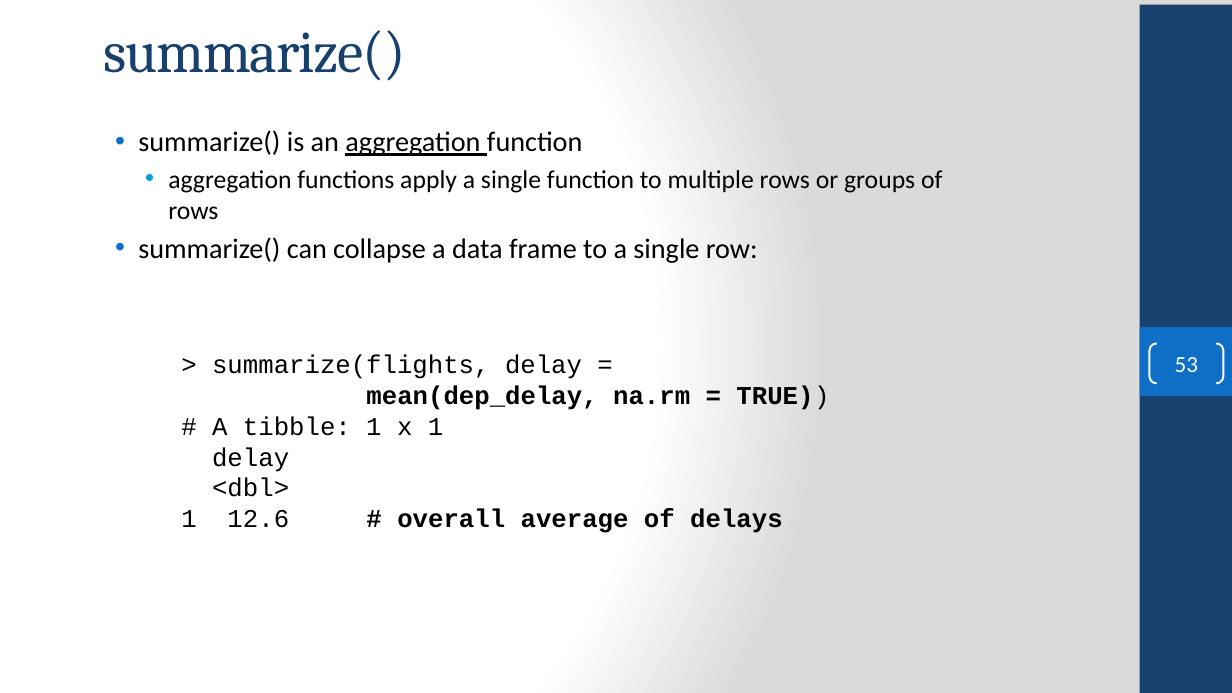
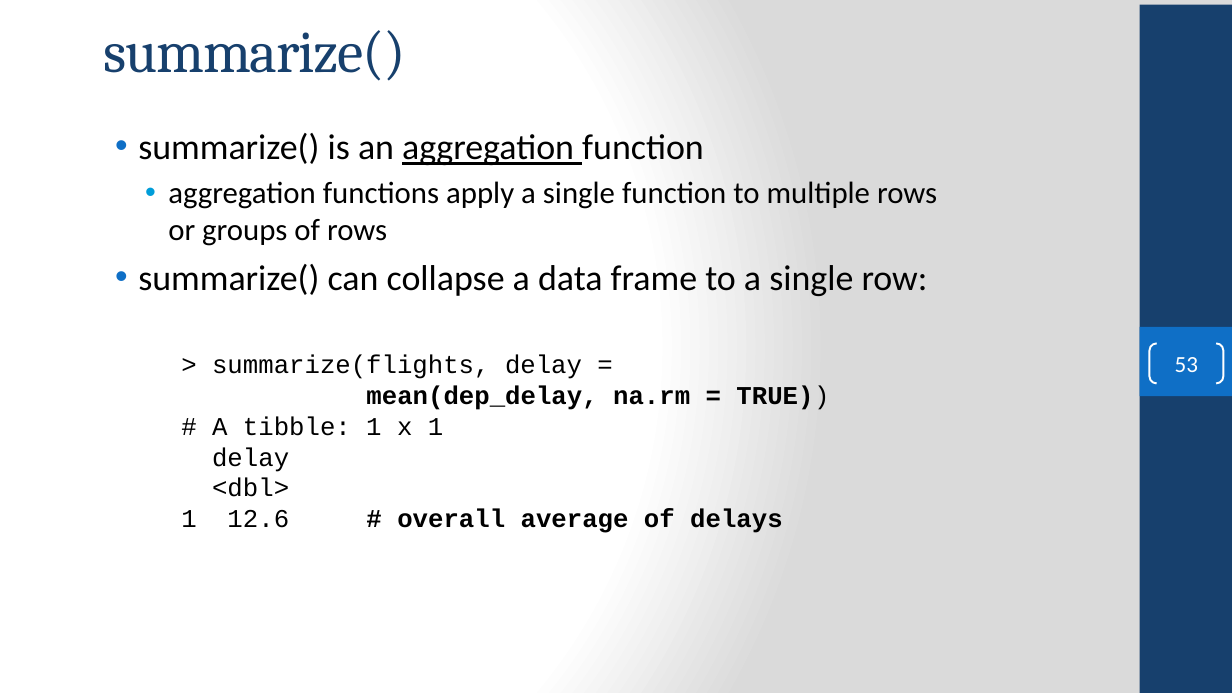
Before and after one commit to FSCJ-COP2073C/cop2073c-FullContent, a slide deck: slide 53 of slides/COP2073C-Module10.pptx. Drawn at 1232x693 pixels with LibreOffice and Linux fonts; fonts in the diff are those of the drawing; background and template pictures are left out. Boxes give left, top, right and bottom in pixels: in the first picture for what was removed or moved away, otherwise in the second. Text is boxed around its words. In the diff, an @@ line names an element or a change of style, - is before the commit and + after.

```diff
--- a/slides/COP2073C-Module10.pptx
+++ b/slides/COP2073C-Module10.pptx
@@ text "summarize() is an aggregation function" at (x1=138, y1=133, x2=937, y2=296): size 22 to 28 pt in "summarize() is an aggregation function", "summarize() can collapse a data frame to ..."; size 20 to 24 pt in "aggregation functions apply a single function to ..."; more space between paragraphs @@
```
Also in this commit, not shown: 5 other slides changed, 1 other file.
